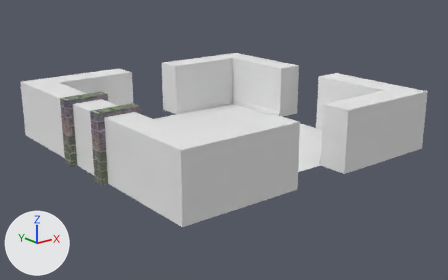
Renders of the Blender file resources/models/dungeon/dungeon_modules.blend from each side of a commit.
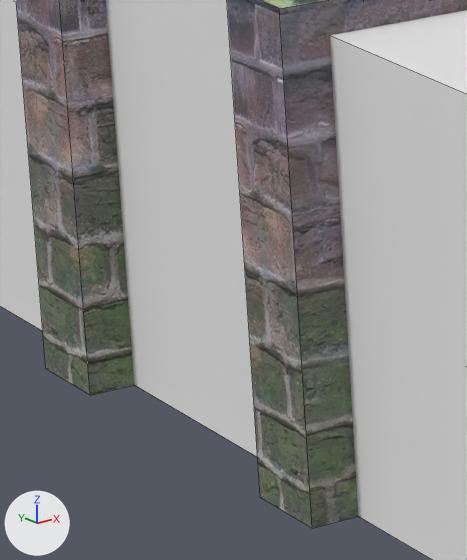
There are two pictures of each version: one whole from a 50 mm lens placed at (-12.93, -16.56, 6.62), pointed at (-0.03, -0.42, 0.17), one close up on the part from 13% to 27% of the width and 40% to 68% of the height. The axes (+X, +Y, +Z) are drawn at lower left. The lights are the same throughout. The close-ups show mesh edges as thin lines. The same objects are shown in both versions, whatever each file hides.

Names of what the first close-up shows: 'Corder_dupl', 'Corner', 'Plane', 'wall_insteadof_door.001'.
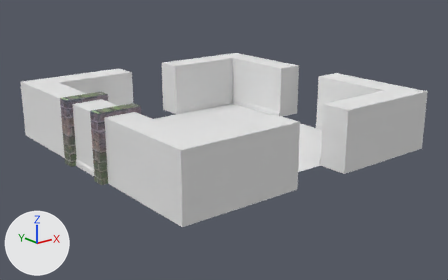
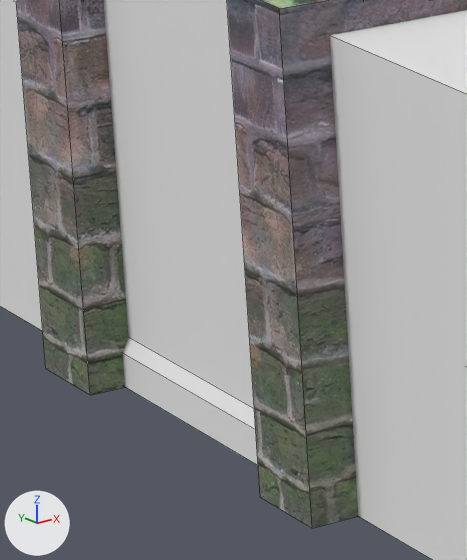
Commit message: double door

Pixel boxes [x1, y1, x2, y2] of what changed, in the close-ups (467 x 560 px):
```json
{"object": "wall_insteadof_door.001", "change": "reshaped", "before": [106, 0, 257, 457], "after": [104, 0, 258, 465]}
```

Edits to the scene script, one JSON object a line:
```json
{"block": "me_plane_005", "where": "me_plane_005.from_pydata(...)  # 18 vertices, 7 faces; spans x -1.0..1.0, y -0.03..1.0, z 0.0..2.0"}
{"block": "me_plane_005", "where": "# used by ob_wall_insteadof_door_001; location = (-4.0, 0.0, 0.0); rotation_euler = (0.0, 0.0, 1.571), in degrees (0, 0, 90)"}
{"block": "me_plane_005", "where": "# verts and faces of me_plane_005; kept vertices keep their numbers, new ones are numbered from 18"}
{"block": "me_plane_005", "where": "# before: 0 (-1.0, 0.0, 2.0), 1 (1.0, 0.0, 2.0), 2 (1.0, 0.99, 2.0), 3 (-1.0, 0.99, 2.0), 6 (1.0, 0.99, 0.0)"}
{"block": "me_plane_005", "where": "# before: 7 (-1.0, 0.99, 0.0), 14 (1.0, 1.0, 0.0), 15 (1.0, 0.0, 0.0), 16 (1.0, 0.0, 2.0), 17 (1.0, 1.0, 2.0)"}
{"block": "me_plane_005", "change": "me_plane_005 part 1"}
{"op": "add", "block": "me_plane_005", "code": "delete_vertices([2, 3, 6, 7, 14, 15, 16])  # with the faces that use them"}
{"op": "add", "block": "me_plane_005", "code": "verts[18] = (-1.0, 1.0, 0.22)"}
{"op": "add", "block": "me_plane_005", "code": "verts[19] = (-1.0, 1.03, 0.16)"}
{"op": "add", "block": "me_plane_005", "code": "verts[20] = (-1.0, 1.03, 0.0)"}
{"op": "add", "block": "me_plane_005", "code": "for new, old in zip([21, 22, 23], [18, 19, 20]): verts[new] = verts[old] + (2.0, 0.0, 0.0)"}
{"op": "add", "block": "me_plane_005", "code": "verts[24] = (-1.0, 1.0, 2.0)"}
{"op": "add", "block": "me_plane_005", "code": "faces += [(0, 1, 17, 24), (17, 21, 18, 24), (18, 21, 22, 19), (19, 22, 23, 20)]"}
```
